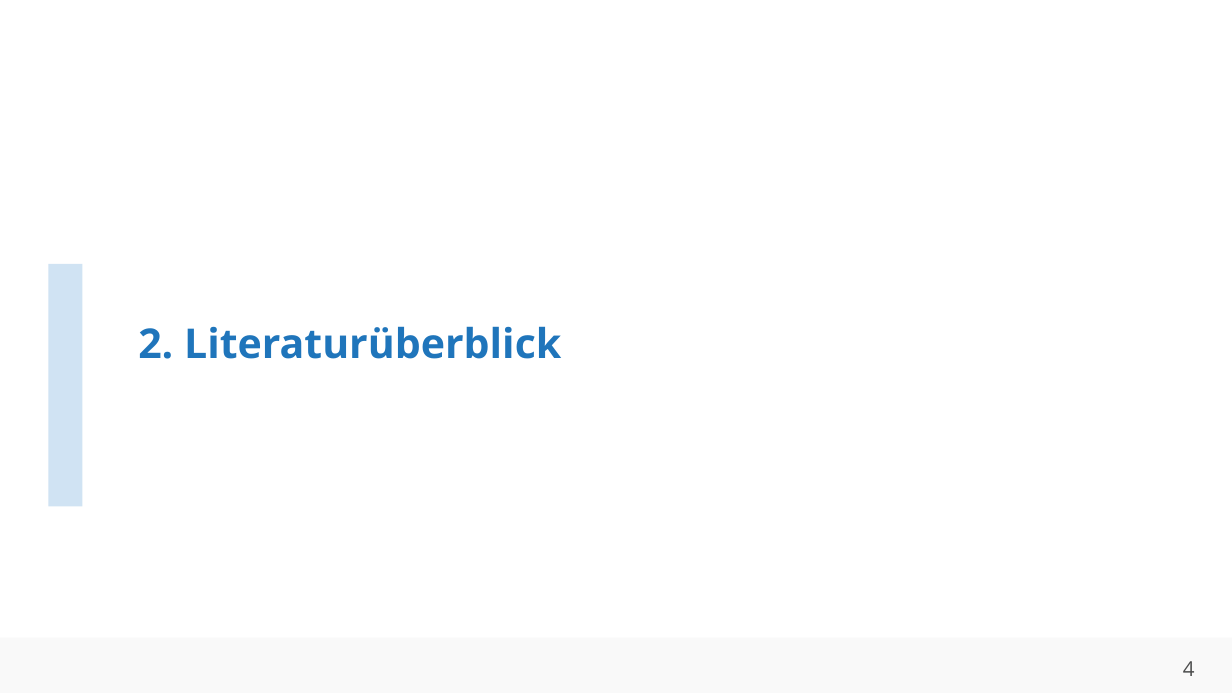
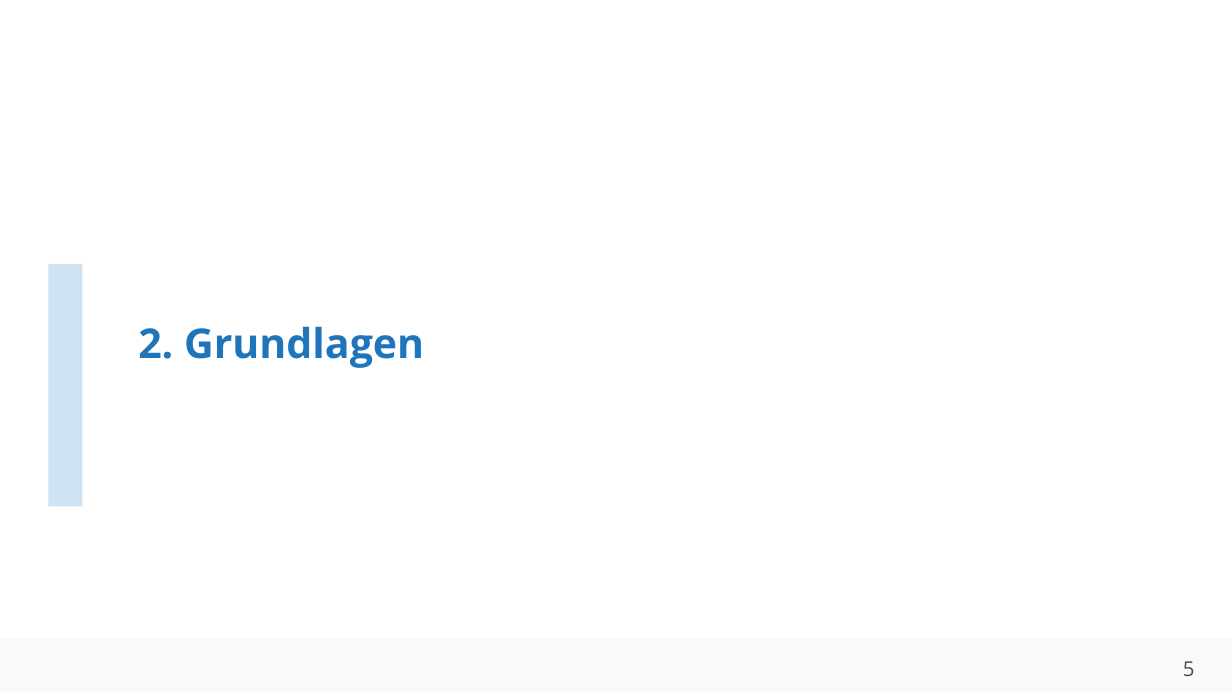
Before and after one commit to ahndavin/Abschlussarbeit_Bachelor, a slide deck: slide 5 of Kolloquium/Kolloquium.pptx (slide 4 before the commit). Drawn at 1232x693 pixels with LibreOffice and Linux fonts; fonts in the diff are those of the drawing; background and template pictures are left out. Boxes give left, top, right and bottom in pixels: in the first picture for what was removed or moved away, otherwise in the second. Text is boxed around its words. In the diff, an @@ line names an element or a change of style, - is before the commit and + after.

```diff
--- a/Kolloquium/Kolloquium.pptx
+++ b/Kolloquium/Kolloquium.pptx
@@ title at <box>138,326,424,368</box>: text changed @@
-2. Literaturüberblick
+2. Grundlagen
@@ page number at <box>1183,661,1195,676</box>: text changed @@
-4
+5
```
Also in this commit, not shown: 7 other slides changed, 4 slides added, 3 slides removed, 2 other files.
